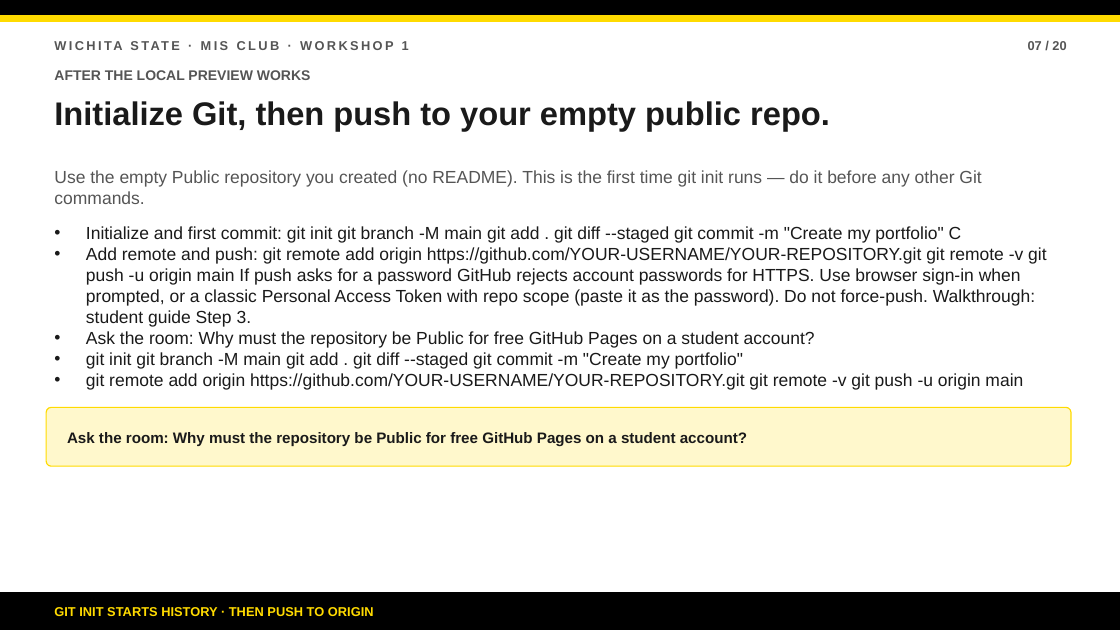
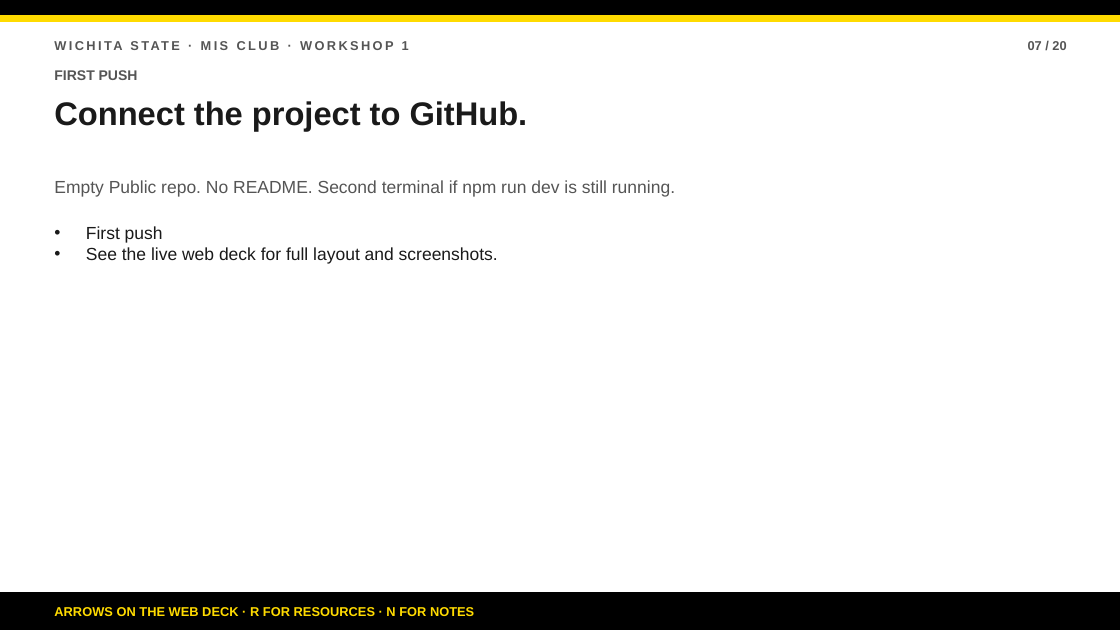
Before and after one commit to bsbcyber/workshop-site, a slide deck: slide 7 of downloads/workshop-1-presentation.pptx. Drawn at 1120x630 pixels with LibreOffice and Linux fonts; fonts in the diff are those of the drawing. Boxes give left, top, right and bottom in pixels: in the first picture for what was removed or moved away, otherwise in the second. Text is boxed around its words. In the diff, an @@ line names an element or a change of style, - is before the commit and + after.

```diff
--- a/downloads/workshop-1-presentation.pptx
+++ b/downloads/workshop-1-presentation.pptx
@@ text at box(54, 70, 138, 80): text changed @@
-AFTER THE LOCAL PREVIEW WORKS
+FIRST PUSH
@@ text at box(54, 101, 528, 130): text changed @@
-Initialize Git, then push to your empty public repo.
+Connect the project to GitHub.
@@ text at box(54, 180, 675, 197): text changed @@
-Use the empty Public repository you created (no README). This is the first time git init runs — do it before any other Git commands.
+Empty Public repo. No README. Second terminal if npm run dev is still running.
@@ text at box(86, 226, 498, 264): text changed @@
-• Initialize and first commit: git init git branch -M main git add . git diff --staged git commit -m "Create my portfolio" C
-• Add remote and push: git remote add origin https://github.com/YOUR-USERNAME/YOUR-REPOSITORY.git git remote -v git push -u origin main If push asks for a password GitHub rejects account passwords for HTTPS. Use browser sign-in when prompted, or a classic Personal Access Token with repo scope (paste it as the password). Do not force-push. Walkthrough: student guide Step 3.
-• Ask the room: Why must the repository be Public for free GitHub Pages on a student account?
-• git init git branch -M main git add . git diff --staged git commit -m "Create my portfolio"
-• git remote add origin https://github.com/YOUR-USERNAME/YOUR-REPOSITORY.git git remote -v git push -u origin main
+• First push
+• See the live web deck for full layout and screenshots.
@@ rounded rectangle removed at box(46, 408, 1071, 466) @@
@@ text removed at box(67, 432, 747, 446) @@
-Ask the room: Why must the repository be Public for free GitHub Pages on a student account?
@@ text at box(54, 607, 474, 616): text changed @@
-GIT INIT STARTS HISTORY · THEN PUSH TO ORIGIN
+ARROWS ON THE WEB DECK · R FOR RESOURCES · N FOR NOTES
```
Also in this commit, not shown: 17 other slides changed, 2 slides added, 2 slides removed, 26 other files.
